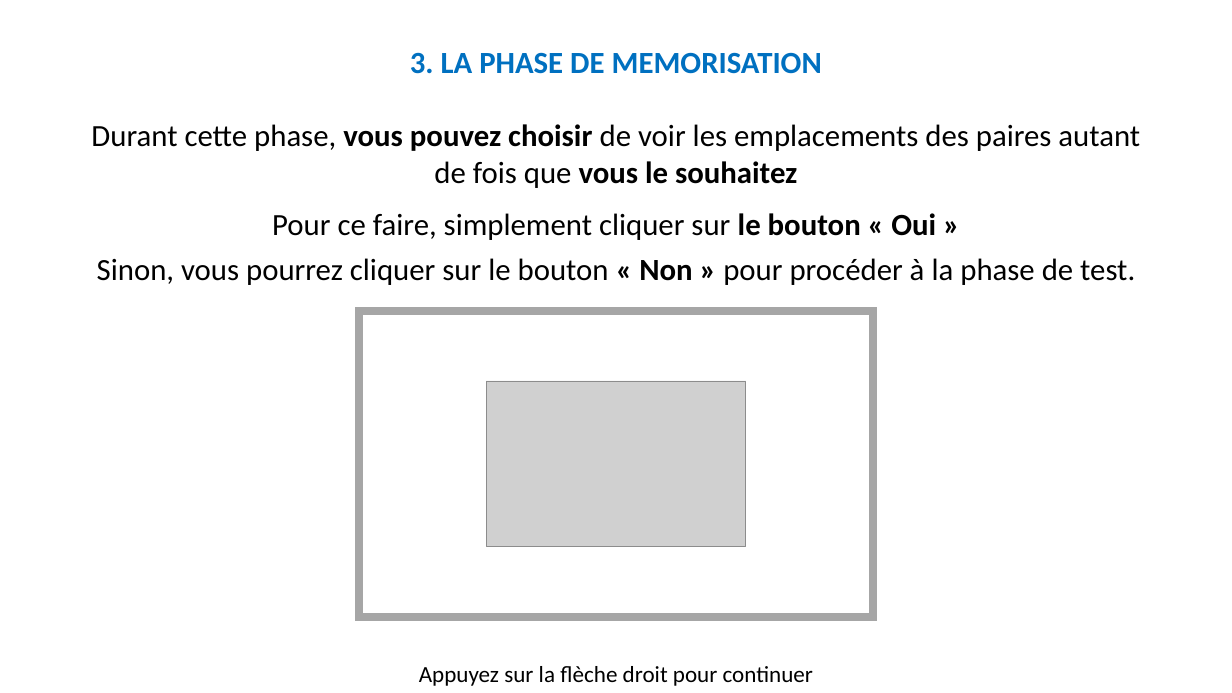
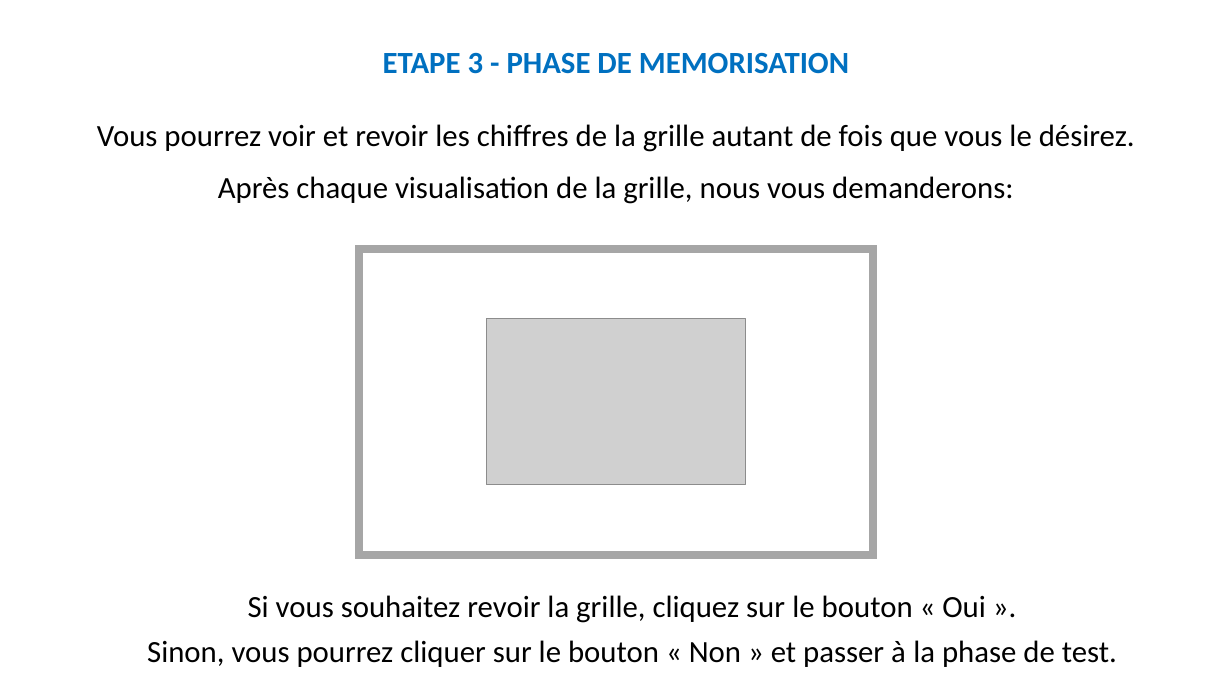
Before and after one commit to MBB-team/Online_Testing, a slide deck: slide 22 of src/Self_Efficacy/Stimuli/Instructions.pptx (slide 34 before the commit). Drawn at 1232x693 pixels with LibreOffice and Linux fonts; fonts in the diff are those of the drawing; grey boxes stand for pictures. Boxes give left, top, right and bottom in pixels: in the first picture for what was removed or moved away, otherwise in the second. Text is boxed around its words. In the diff, an @@ line names an element or a change of style, - is before the commit and + after.

Commit message:
modif instructions tache metacognition
voir PPT

```diff
--- a/src/Self_Efficacy/Stimuli/Instructions.pptx
+++ b/src/Self_Efficacy/Stimuli/Instructions.pptx
@@ text at [383,52,849,74]: text changed @@
-3. LA PHASE DE MEMORISATION
+ETAPE 3 - PHASE DE MEMORISATION
@@ text at [97,124,1135,204]: text changed @@
-Durant cette phase, vous pouvez choisir de voir les emplacements des paires autant de fois que vous le souhaitez
-Pour ce faire, simplement cliquer sur le bouton « Oui »
-Sinon, vous pourrez cliquer sur le bouton « Non » pour procéder à la phase de test.
+Vous pourrez voir et revoir les chiffres de la grille autant de fois que vous le désirez.
+Après chaque visualisation de la grille, nous vous demanderons:
@@ rectangle: place and size @@
-rectangle at [360,311,873,617]
+rectangle at [360,250,873,555]
@@ picture: place and size @@
-picture at [486,381,746,546]
+picture at [486,319,746,484]
@@ text added at [147,595,1117,667], 24 pt, text #000000 @@
+Si vous souhaitez revoir la grille, cliquez sur le bouton « Oui ».
+Sinon, vous pourrez cliquer sur le bouton « Non » et passer à la phase de test.
@@ text removed at [419,666,813,686] @@
-Appuyez sur la flèche droit pour continuer
```
Also in this commit, not shown: 22 other slides changed, 10 slides added, 22 slides removed.
